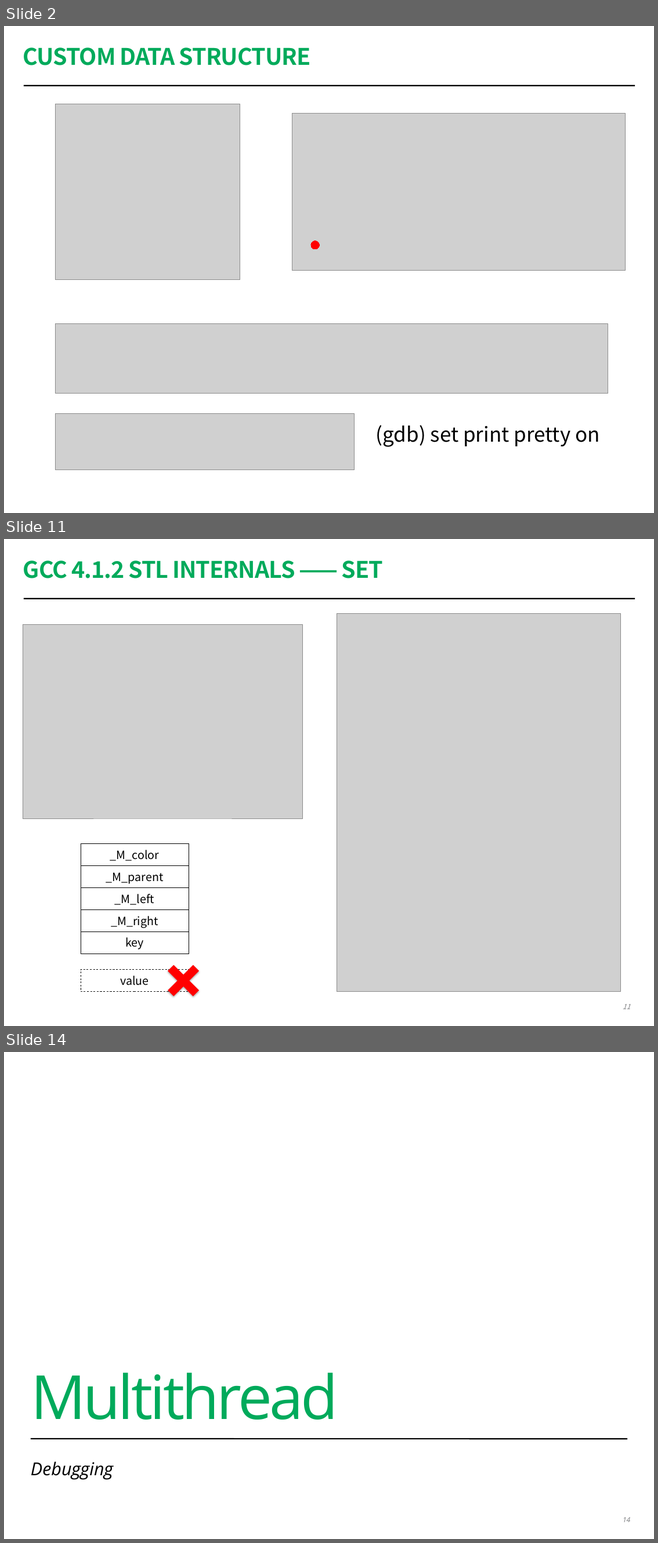
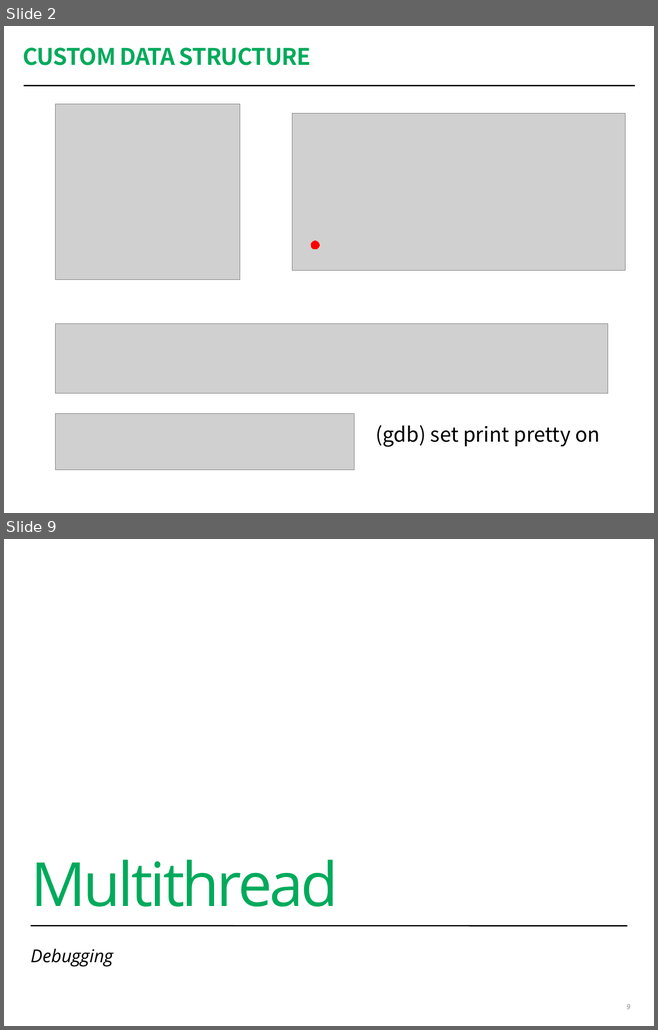
Before and after one commit to coney/c-training, a slide deck: Debug/session2/Debugging Workshop 2.pptx. Shown one above the other, each under a label of ours: slides 2, 11 and 14 before the commit, slides 2 and 9 after it; the slides between them are not shown. The pictures are 658x1543 and 658x1030 pixels, drawn with LibreOffice and Linux fonts; fonts in the diff are those of the drawing; grey boxes stand for pictures; background and template pictures are left out. Boxes give left, top, right and bottom in pixels: in the first picture for what was removed or moved away, otherwise in the second. Text is boxed around its words. In the diff, an @@ line names an element or a change of style, - is before the commit and + after.

```diff
--- a/Debug/session2/Debugging Workshop 2.pptx
+++ b/Debug/session2/Debugging Workshop 2.pptx
@@ slide 11 removed at (4, 539, 654, 1026), background #FFFFFF; not listed: 1 template element that a slide beside it also shows @@
@@ title removed at (23, 560, 383, 578) @@
-GCC 4.1.2 STL INTERNALS —— SET
@@ picture removed at (23, 624, 302, 819) @@
@@ picture removed at (336, 613, 621, 992) @@
@@ group removed at (81, 843, 188, 954): 5 rectangles @@
-_M_color
-_M_parent
-_M_left
-_M_right
-key
@@ rectangle removed at (81, 970, 188, 992) @@
-value
@@ cross removed at (159, 957, 207, 1005) @@
@@ page number removed at (622, 1004, 630, 1009) @@
-11
@@ what was slide 14 is now slide 9 @@
@@ page number at (626, 1004, 630, 1009): text changed @@
-14
+9
```
Also in this commit, not shown: 3 slides changed, 4 slides added, 8 other slides removed.
